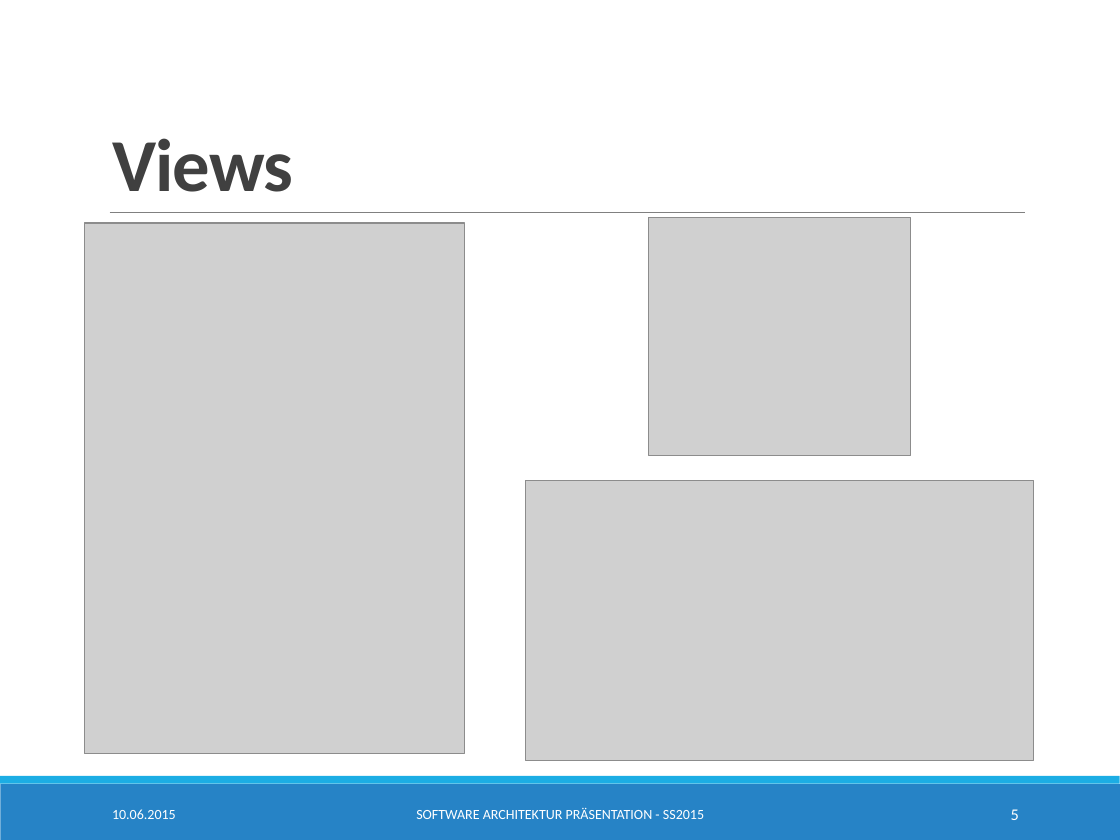
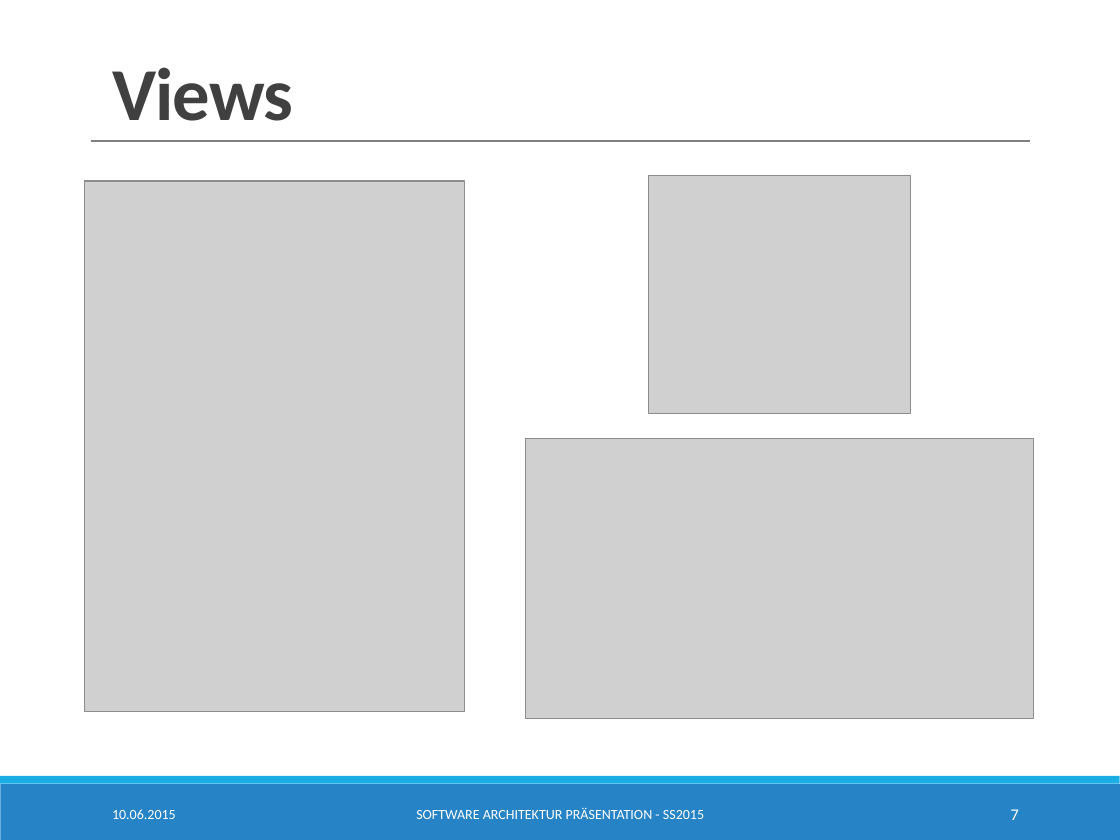
Before and after one commit to SimonBraun/de.htwg.se.mastermind, a slide deck: slide 7 of de.htwg.se.mastermind/Presentation.pptx (slide 5 before the commit). Drawn at 1120x840 pixels with LibreOffice and Linux fonts; fonts in the diff are those of the drawing; grey boxes stand for pictures. Boxes give left, top, right and bottom in pixels: in the first picture for what was removed or moved away, otherwise in the second. Text is boxed around its words. In the diff, an @@ line names an element or a change of style, - is before the commit and + after.

```diff
--- a/de.htwg.se.mastermind/Presentation.pptx
+++ b/de.htwg.se.mastermind/Presentation.pptx
@@ title "Views" moved from (x1=112, y1=138, x2=293, y2=192) to (x1=112, y1=67, x2=293, y2=121) @@
@@ line moved from (110, 213) - (1025, 213) to (91, 141) - (1030, 141) @@
@@ line (91, 141) - (1030, 141): stroke #808080 0.5 pt to #808080 1 pt @@
@@ rectangle added at (x1=101, y1=184, x2=1044, y2=226), fill #FFFFFF, outline #FFFFFF 1.25 pt @@
@@ 3 pictures moved together from (x1=84, y1=217, x2=1034, y2=760) to (x1=84, y1=176, x2=1034, y2=718) @@
@@ page number at (x1=1011, y1=809, x2=1019, y2=820): text changed @@
-5
+7
```
Also in this commit, not shown: 8 other slides changed, 1 slide added.
